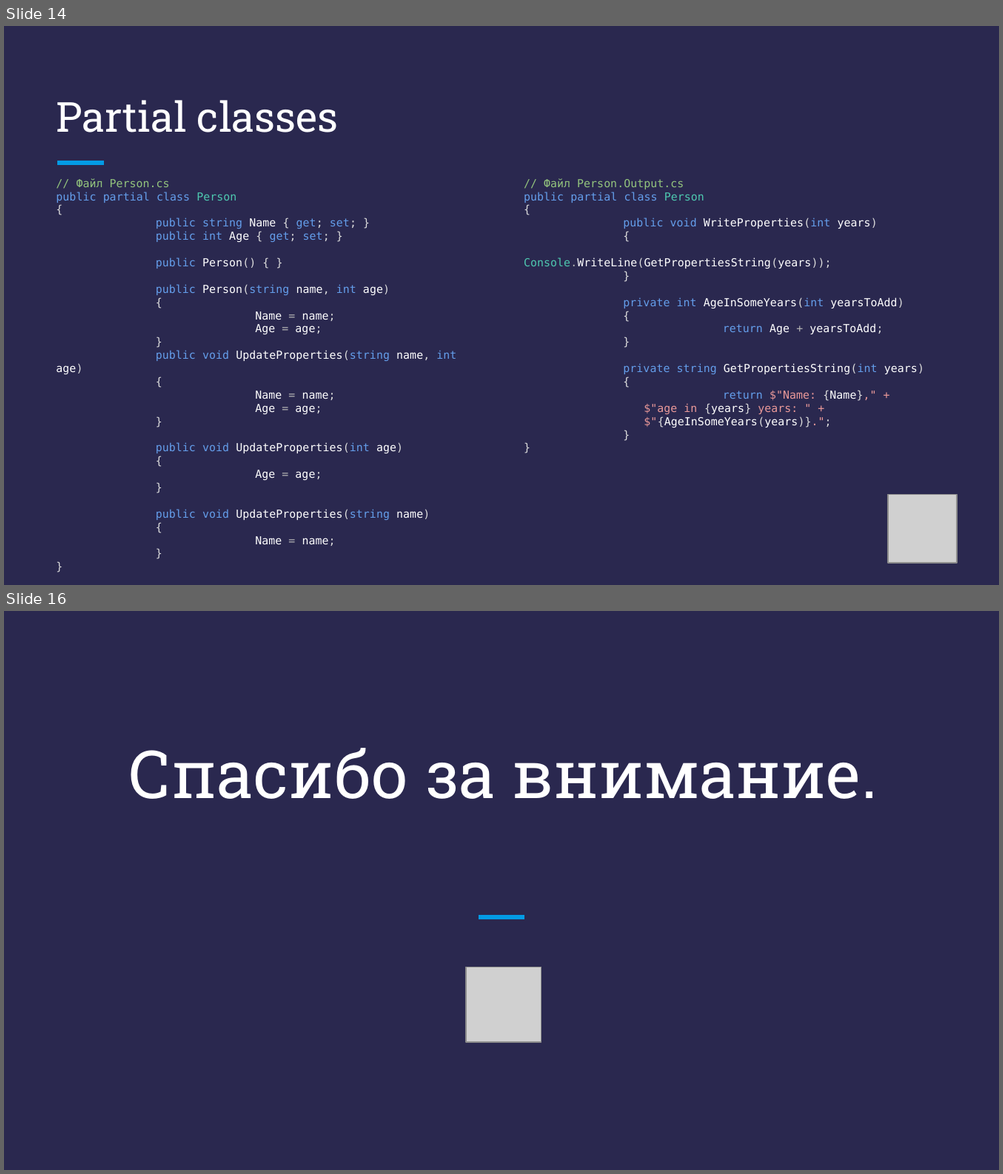
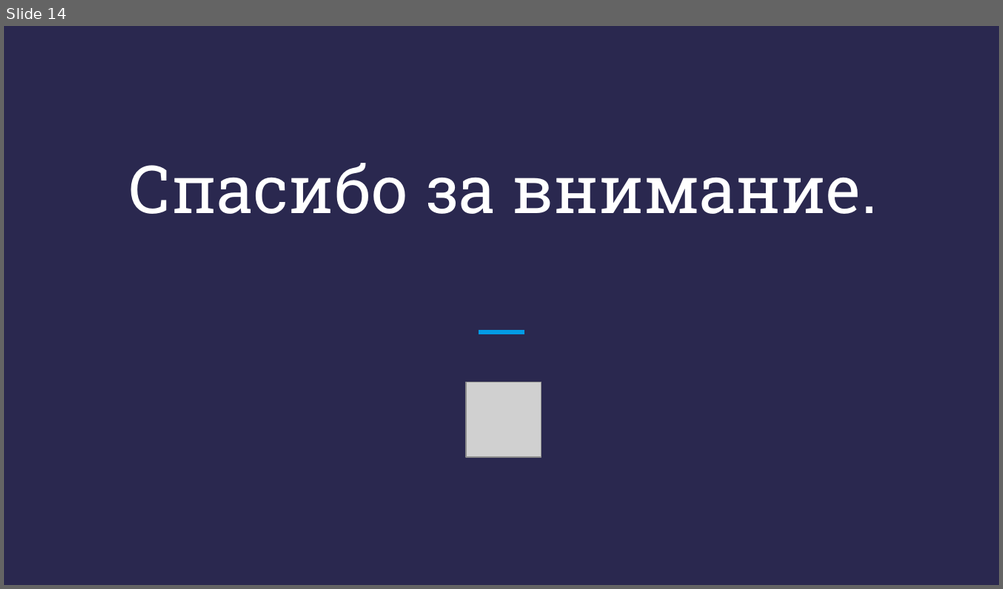
Before and after one commit to DenisKaVladimirovich/MyLessons, a slide deck: 11/Презентация - C# + .NET - Урок 11.pptx. Shown one above the other, each under a label of ours: slides 14 and 16 before the commit, slide 14 after it; the slides between them are not shown. The pictures are 1003x1174 and 1003x589 pixels, drawn with LibreOffice and Linux fonts; fonts in the diff are those of the drawing; grey boxes stand for pictures. Boxes give left, top, right and bottom in pixels: in the first picture for what was removed or moved away, otherwise in the second. Text is boxed around its words. In the diff, an @@ line names an element or a change of style, - is before the commit and + after.

```diff
--- a/11/Презентация - C# + .NET - Урок 11.pptx
+++ b/11/Презентация - C# + .NET - Урок 11.pptx
@@ slide 14 removed at <box>4,26,999,585</box>, background #2A284F @@
@@ title removed at <box>56,100,338,133</box> @@
-Partial classes
@@ text removed at <box>56,178,456,546</box> @@
-// Файл Person.cs
-public partial class Person
-{
-public string Name { get; set; }
-public int Age { get; set; }
-public Person() { }
-public Person(string name, int age)
-{
-Name = name;
-Age = age;
-}
-public void UpdateProperties(string name, int age)
-{
-Name = name;
-Age = age;
-}
-public void UpdateProperties(int age)
-{
-Age = age;
-}
-public void UpdateProperties(string name)
-{
-Name = name;
-}
-}
@@ line removed from (58, 163) to (103, 163) @@
@@ text removed at <box>523,178,924,428</box> @@
-// Файл Person.Output.cs
-public partial class Person
-{
-public void WriteProperties(int years)
-{
-Console.WriteLine(GetPropertiesString(years));
-}
-private int AgeInSomeYears(int yearsToAdd)
-{
-return Age + yearsToAdd;
-}
-private string GetPropertiesString(int years)
-{
-return $"Name: {Name}," +
-$"age in {years} years: " +
-$"{AgeInSomeYears(years)}.";
-}
-}
@@ picture removed at <box>887,494,956,563</box> @@
@@ what was slide 16 is now slide 14 @@
```
Also in this commit, not shown: 4 slides changed, 9 slides added, 10 other slides removed, 3 other files.
